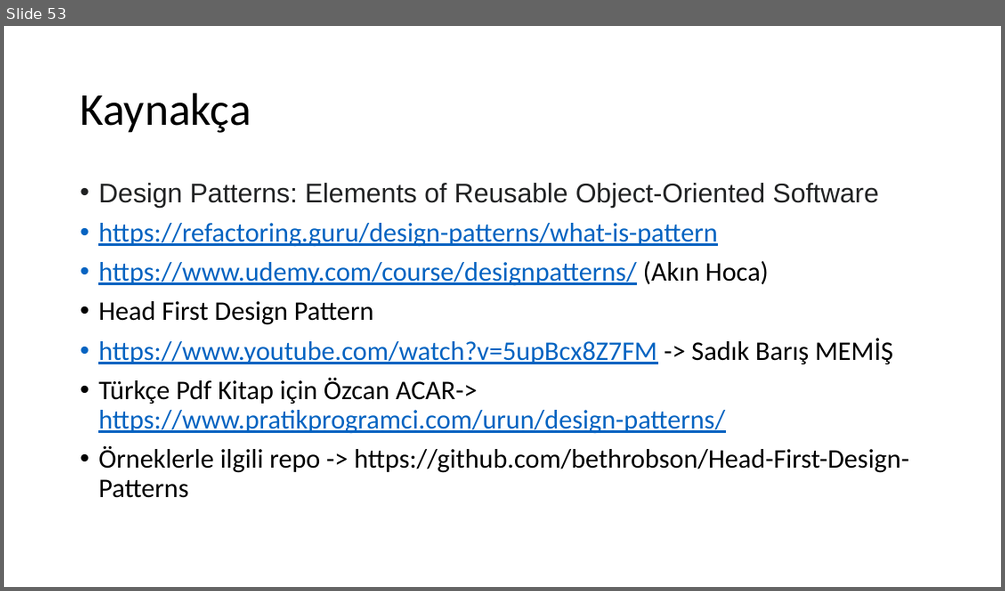
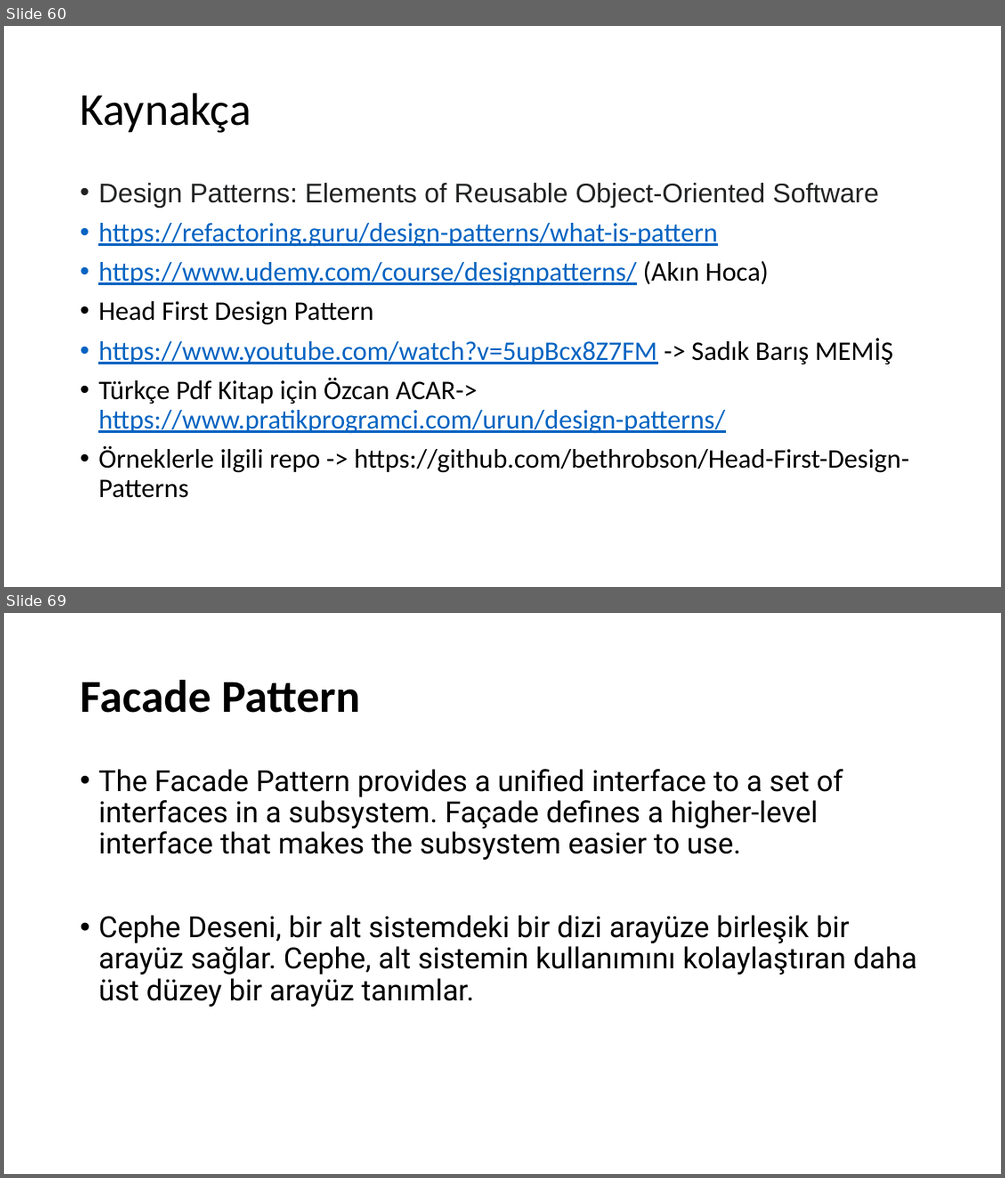
Before and after one commit to umiitkose/DesignPattern-Umiitkose, a slide deck: Tasarımdesenleri.pptx. Shown one above the other, each under a label of ours: slide 53 before the commit, slides 60 and 69 after it; the slides between them are not shown. The pictures are 1005x591 and 1005x1178 pixels, drawn with LibreOffice and Linux fonts; fonts in the diff are those of the drawing. Boxes give left, top, right and bottom in pixels: in the first picture for what was removed or moved away, otherwise in the second. Text is boxed around its words. In the diff, an @@ line names an element or a change of style, - is before the commit and + after.

Commit message:
add design pattern

```diff
--- a/Tasarımdesenleri.pptx
+++ b/Tasarımdesenleri.pptx
@@ slide 69 added at <box>4,613,1001,1174</box>, background #FFFFFF @@
@@ title added at <box>80,680,360,713</box>, 44 pt, text #000000, bold @@
+Facade Pattern
@@ text added at <box>98,769,917,1006</box>, 28 pt, text #000000 @@
+• The Facade Pattern provides a unified interface to a set of interfaces in a subsystem. Façade defines a higher-level interface that makes the subsystem easier to use.
+• Cephe Deseni, bir alt sistemdeki bir dizi arayüze birleşik bir arayüz sağlar. Cephe, alt sistemin kullanımını kolaylaştıran daha üst düzey bir arayüz tanımlar.
@@ what was slide 53 is now slide 60 @@
```
Also in this commit, not shown: 21 other slides added.
